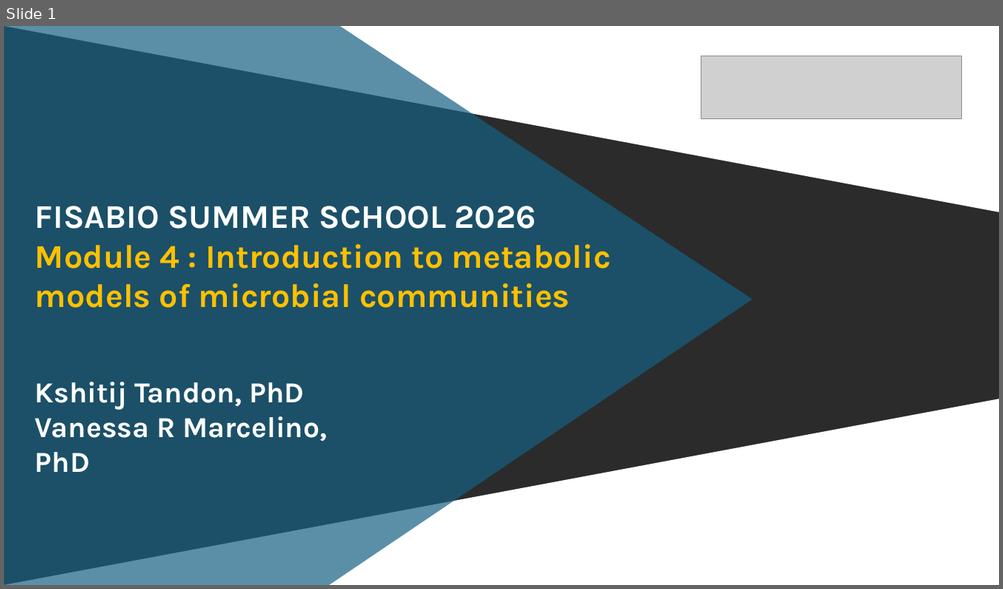
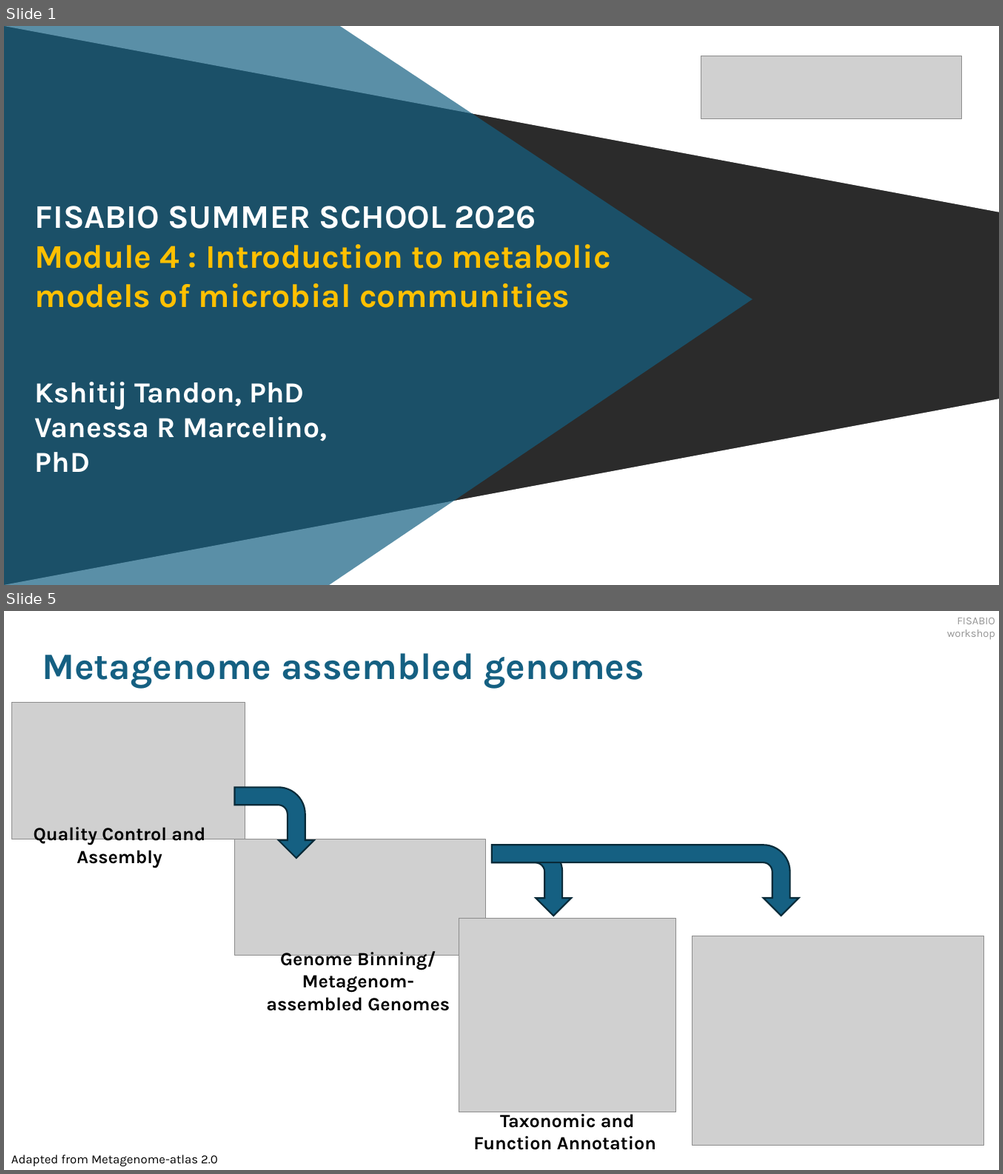
Before and after one commit to kshitijtandon/fisabio-gapseq-workshop, a slide deck: slides/FISABIO_workshop_v1.pptx. Shown one above the other, each under a label of ours: slide 1 before the commit, slides 1 and 5 after it; the slides between them are not shown. The pictures are 1003x589 and 1003x1174 pixels, drawn with LibreOffice and Linux fonts; fonts in the diff are those of the drawing; grey boxes stand for pictures; background and template pictures are left out; a plain dark background stands for a picture behind light text. Boxes give left, top, right and bottom in pixels: in the first picture for what was removed or moved away, otherwise in the second. Text is boxed around its words. In the diff, an @@ line names an element or a change of style, - is before the commit and + after.

```diff
--- a/slides/FISABIO_workshop_v1.pptx
+++ b/slides/FISABIO_workshop_v1.pptx
@@ slide 5 added at bbox=[4, 611, 999, 1170], background #FFFFFF @@
@@ text added at bbox=[947, 618, 995, 640], 10.5 pt, text #969696 @@
+FISABIO workshop
@@ text added at bbox=[42, 653, 644, 688], 36 pt, text #156082, bold @@
+Metagenome assembled genomes
@@ picture added at bbox=[11, 703, 244, 840] @@
@@ bent arrow added at bbox=[235, 787, 314, 858], fill #156082, outline #092A39 1.5 pt @@
@@ text added at bbox=[34, 827, 205, 868], 18 pt, text #000000, bold @@
+Quality Control and Assembly
@@ picture added at bbox=[235, 840, 485, 956] @@
@@ bent arrow added at bbox=[492, 845, 571, 916], fill #156082, outline #092A39 1.5 pt @@
@@ bent arrow added at bbox=[492, 846, 799, 916], fill #156082, outline #092A39 1.5 pt @@
@@ picture added at bbox=[458, 918, 675, 1113] @@
@@ picture added at bbox=[693, 937, 984, 1147] @@
@@ text added at bbox=[266, 951, 449, 1011], 18 pt, text #000000, bold @@
+Genome Binning/
+Metagenom-assembled Genomes
@@ text added at bbox=[473, 1111, 656, 1150], 18 pt, text #000000, bold @@
+Taxonomic and Function Annotation
@@ text added at bbox=[11, 1155, 218, 1167], 12 pt, text #000000 @@
+Adapted from Metagenome-atlas 2.0
```
Also in this commit, not shown: 5 slides changed, 3 other slides added, 2 slides removed, 6 other files.
